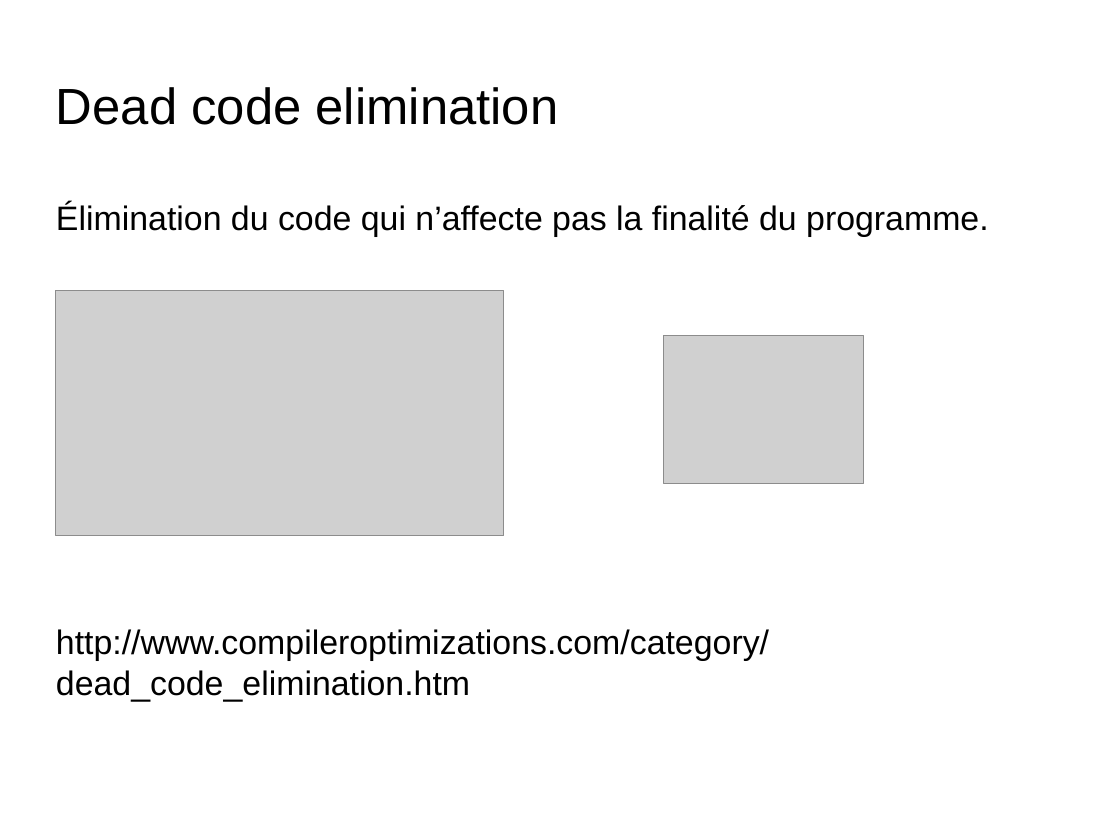
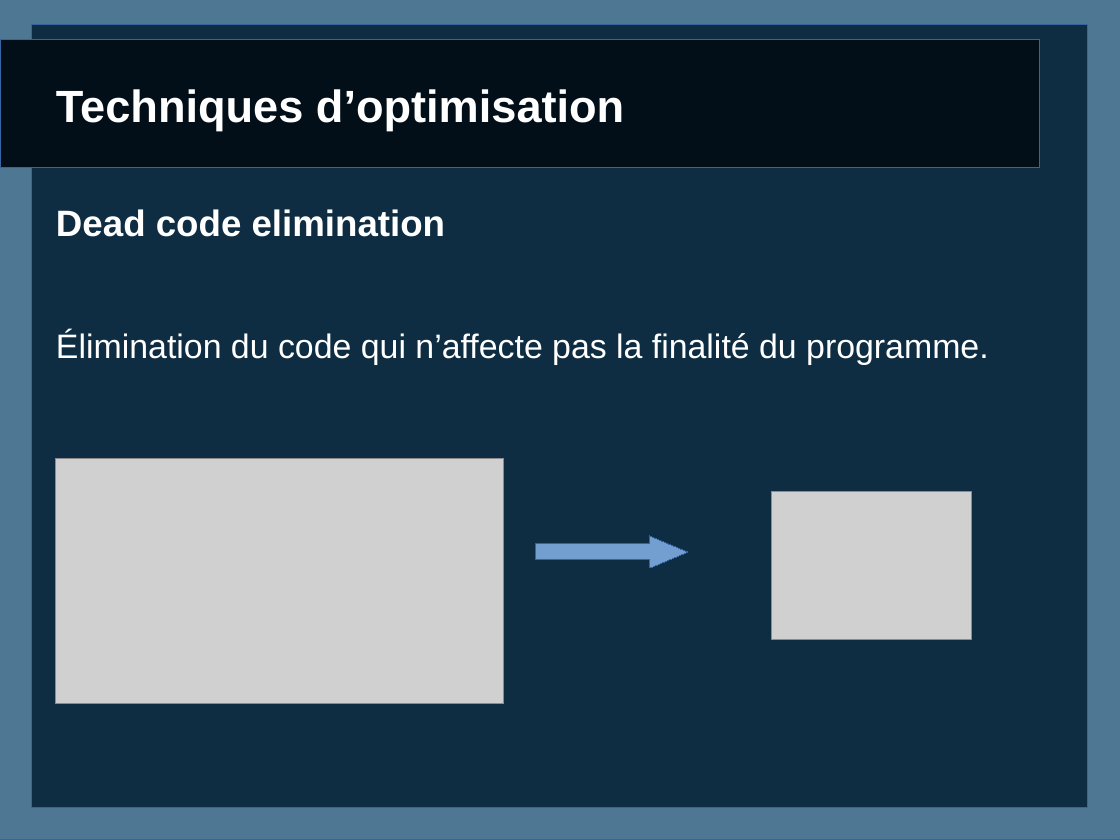
Before and after one commit to caswitch/recherche-et-doc-s4, a slide deck: slide 9 of Diapo1.odp (slide 8 before the commit). Drawn at 1120x840 pixels with LibreOffice and Linux fonts; fonts in the diff are those of the drawing; grey boxes stand for pictures; background and template pictures are left out. Boxes give left, top, right and bottom in pixels: in the first picture for what was removed or moved away, otherwise in the second. Text is boxed around its words. In the diff, an @@ line names an element or a change of style, - is before the commit and + after.

```diff
--- a/Diapo1.odp
+++ b/Diapo1.odp
@@ rectangle added at (0, 0, 1120, 840), fill #4E7793, outline #3465A4 0 pt @@
@@ rectangle added at (32, 24, 1087, 809), fill #0F2D42, outline #3465A4 0 pt @@
@@ freeform shape added at (0, 40, 1041, 168), fill #020F18, outline #3465A4 0 pt @@
@@ title at (56, 89, 624, 130): text changed; size 36 to 32 pt; text colour #000000 to #FFFFFF; bold on @@
-Dead code elimination
+Techniques d’optimisation
@@ text at (56, 209, 446, 237): paragraph added @@
+Dead code elimination
@@ text at (56, 331, 989, 365): text colour #000000 to #FFFFFF in "Élimination du code qui n’affecte pas la ..." @@
@@ picture: place and size @@
-picture at (56, 291, 504, 537)
+picture at (56, 458, 504, 704)
@@ picture: place and size @@
-picture at (665, 336, 865, 484)
+picture at (772, 492, 973, 639)
@@ right arrow added at (537, 537, 689, 568), fill #729FCF, outline #3465A4 0 pt @@
@@ text at (56, 629, 769, 702): paragraph removed @@
-http://www.compileroptimizations.com/category/dead_code_elimination.htm
```
Also in this commit, not shown: 6 other slides changed, 3 slides added, 3 slides removed, 6 other files.
